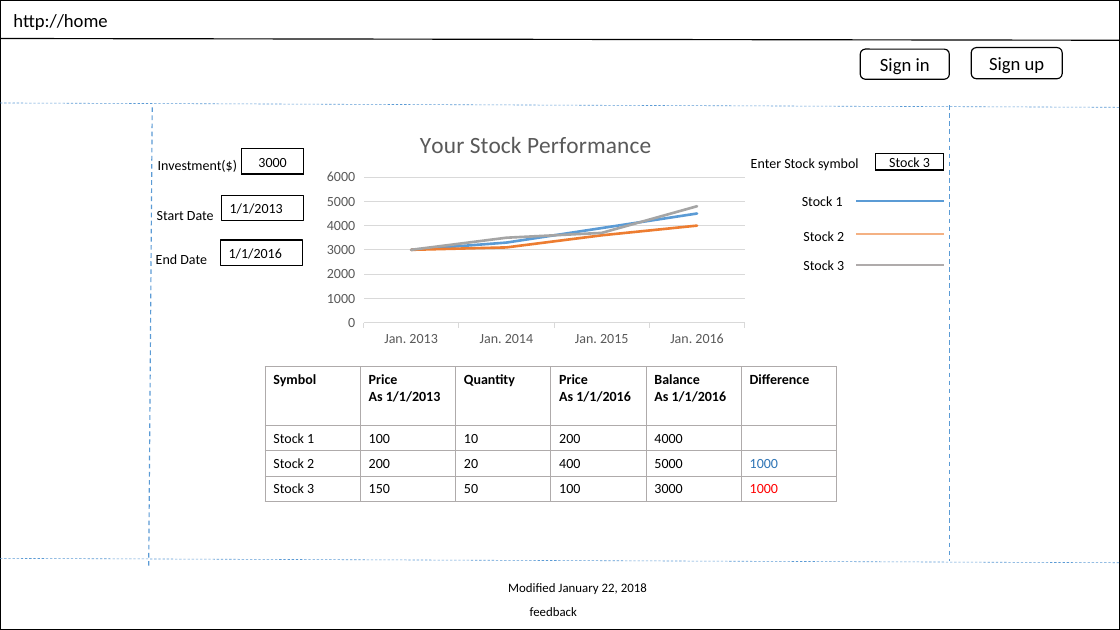
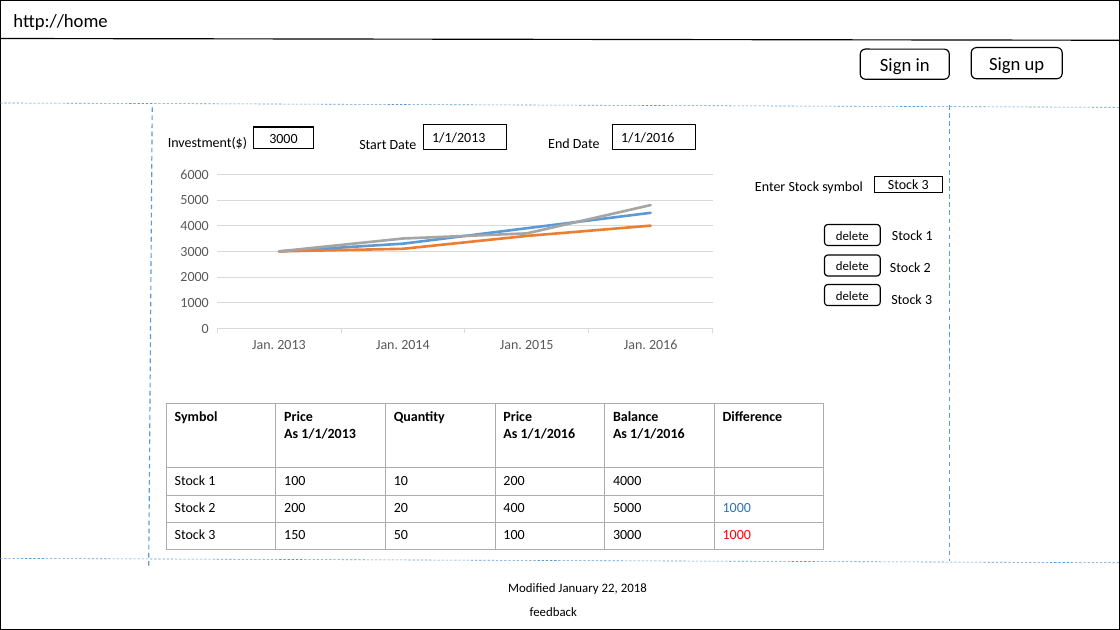
Before and after one commit to trevor-tran/stock-performance, a slide deck: slide 1 of docs/design/UIprototype.pptx. Drawn at 1120x630 pixels with LibreOffice and Linux fonts; fonts in the diff are those of the drawing. Boxes give left, top, right and bottom in pixels: in the first picture for what was removed or moved away, otherwise in the second. Text is boxed around its words. In the diff, an @@ line names an element or a change of style, - is before the commit and + after.

Commit message:
money, start date, end date boxes moved to above the graph

```diff
--- a/docs/design/UIprototype.pptx
+++ b/docs/design/UIprototype.pptx
@@ text "Investment($)": place and size @@
-text "Investment($)" at <box>158,160,237,172</box>
+text "Investment($)" at <box>168,137,247,149</box>
@@ rectangle "3000": place and size @@
-rectangle "3000" at <box>242,149,304,174</box>
+rectangle "3000" at <box>253,127,313,149</box>
@@ text "Start Date": place and size @@
-text "Start Date" at <box>157,211,214,220</box>
+text "Start Date" at <box>359,140,417,149</box>
@@ rectangle "1/1/2013": place and size @@
-rectangle "1/1/2013" at <box>221,196,303,221</box>
+rectangle "1/1/2013" at <box>424,124,507,150</box>
@@ text "End Date": place and size @@
-text "End Date" at <box>156,254,207,264</box>
+text "End Date" at <box>548,138,600,148</box>
@@ rectangle "1/1/2016": place and size @@
-rectangle "1/1/2016" at <box>220,240,302,266</box>
+rectangle "1/1/2016" at <box>613,124,696,150</box>
@@ line chart at <box>170,162,724,358</box> @@
@@ title "Your Stock Performance " removed @@
@@ line chart: place and size @@
-line chart at <box>318,118,754,352</box>
+line chart at <box>170,162,724,358</box>
@@ text "Enter Stock symbol": place and size @@
-text "Enter Stock symbol" at <box>751,158,859,171</box>
+text "Enter Stock symbol" at <box>755,181,863,194</box>
@@ rectangle "Stock 3": place and size @@
-rectangle "Stock 3" at <box>875,154,944,170</box>
+rectangle "Stock 3" at <box>875,176,943,192</box>
@@ line removed from (856, 201) to (944, 201) @@
@@ rounded rectangle added at <box>825,224,881,245</box>, outline #000000 1 pt, 11 pt, text #000000 @@
+delete
@@ line removed from (856, 234) to (944, 234) @@
@@ text "Stock 1": place and size @@
-text "Stock 1" at <box>802,196,843,206</box>
+text "Stock 1" at <box>892,230,933,240</box>
@@ rounded rectangle added at <box>825,255,881,276</box>, outline #000000 1 pt, 11 pt, text #000000 @@
+delete
@@ line removed from (856, 266) to (944, 266) @@
@@ text "Stock 2": place and size @@
-text "Stock 2" at <box>803,231,844,241</box>
+text "Stock 2" at <box>890,262,931,272</box>
@@ rounded rectangle added at <box>825,285,881,306</box>, outline #000000 1 pt, 11 pt, text #000000 @@
+delete
@@ text "Stock 3": place and size @@
-text "Stock 3" at <box>803,260,844,270</box>
+text "Stock 3" at <box>891,294,932,304</box>
@@ table: place and size @@
-table at <box>266,367,835,502</box>
+table at <box>166,404,822,550</box>
```
